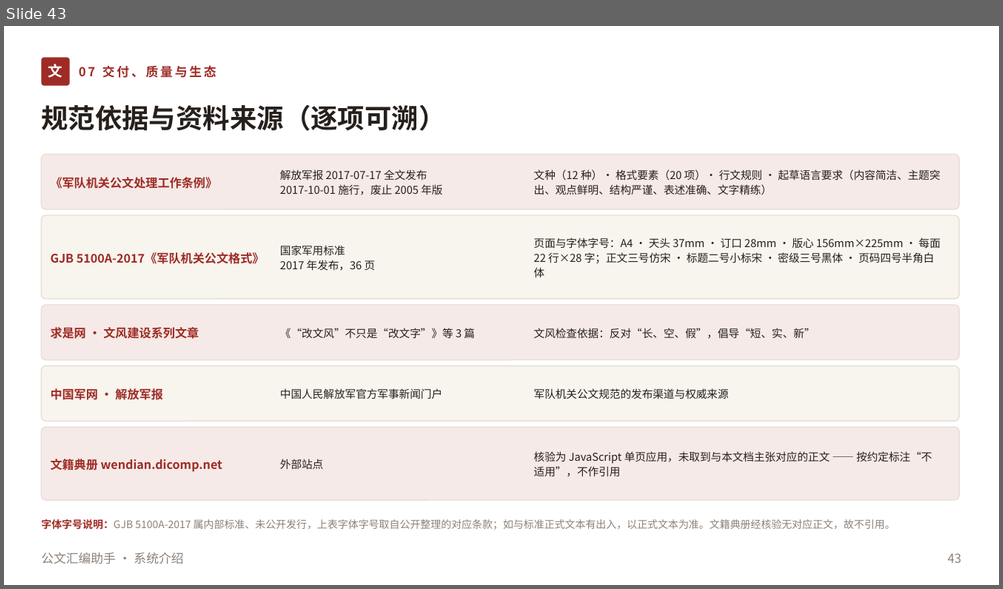
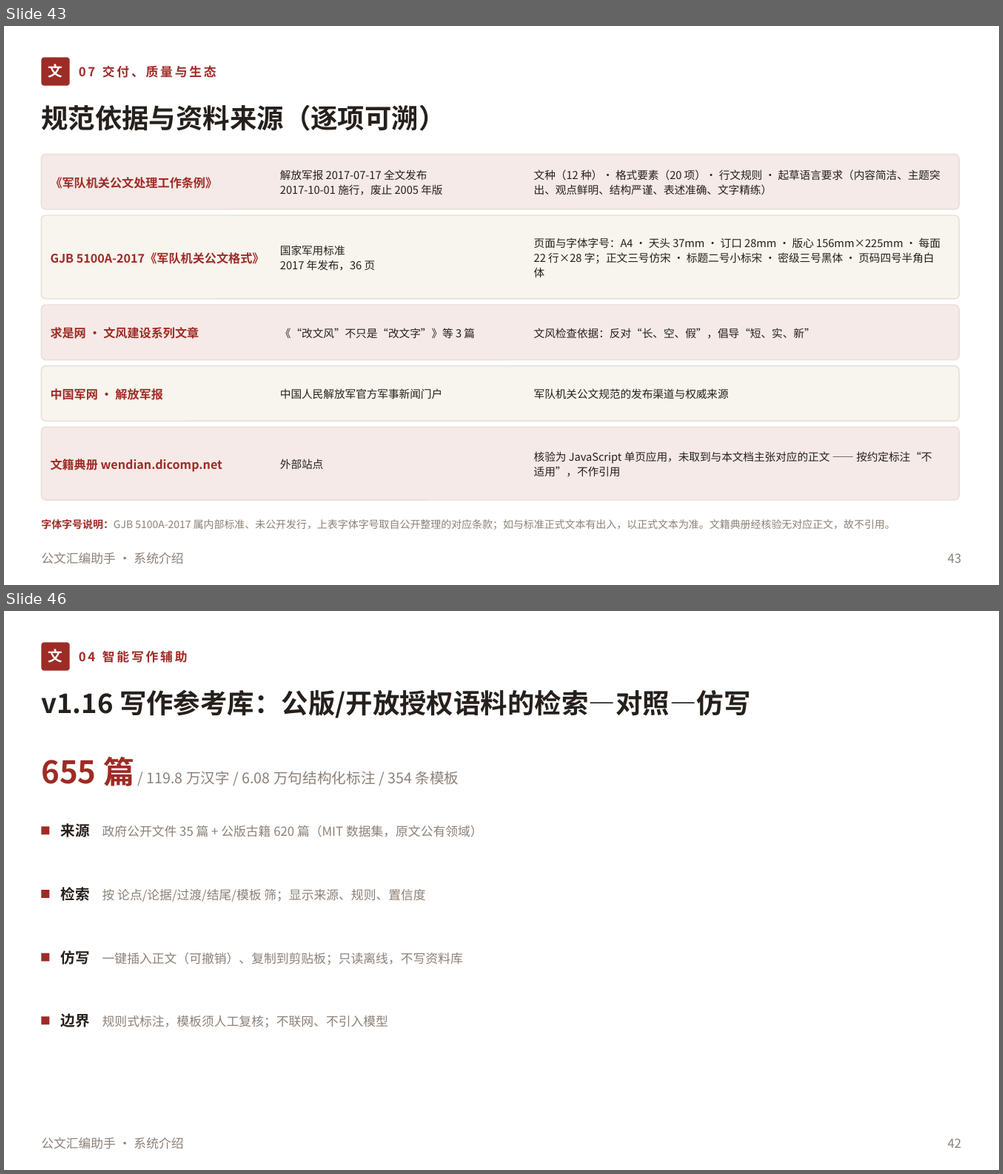
Before and after one commit to lzh745200/gwtool, a slide deck: doc/公文汇编助手-系统介绍.pptx. Shown one above the other, each under a label of ours: slide 43 before the commit, slides 43 and 46 after it; the slides between them are not shown. The pictures are 1003x589 and 1003x1174 pixels, drawn with LibreOffice and Linux fonts; fonts in the diff are those of the drawing. Boxes give left, top, right and bottom in pixels: in the first picture for what was removed or moved away, otherwise in the second. Text is boxed around its words. In the diff, an @@ line names an element or a change of style, - is before the commit and + after.

Commit message:
﻿feat(v1.18.0): 全面收口——代码审计修复、前后端对齐、文档/PPT 更新、清理与重建
审计（三方只读 + Lead 复验）
- UI↔core/DB：23 个 ui 模块、189 条 import、272 个符号、26 个对话框全部通过；
  阻塞 0 / 一般 2 / 观察 4
- 文档：版本四处一致；7 处口径修正
- 死代码：无可删模块（99 模块 98 可达，唯一不可达是包标记）；删 7 项零引用代码

代码修复
- 参考面板 severity 改为读后端 c.severity（不再按 confidence 二分），与校对对话框统一
- 增强包导入/卸载时开关持久化失败改为界面明示（不再只写日志）
- 模板编辑器新增「目录层级」下拉（1/2/3，默认 2），接入 toc_max_level；提示文案同步
- UI 不再 import core 私有 _text_to_tree：新增公开 importer.text_to_tree()
- 补上「输出预览」缺失接线：一键汇编生成 A4 后渲染到 EditorPanel.show_pdf
- 删除零引用死代码：logs._format_exc、main_window._wait_for_background_threads、
  screenfit.available_rect/uninstall_dialog_autofit、csc_gec.GecError、
  dao.list_wordlist_sources/set_wordlist_source_enabled/count_dictionary_by_source、
  import_material_dir 死变量 ok
- 长期 skip 且断言相反的用例改写为真跑契约用例；.gitignore 增 *.log

文档/PPT
- doc/README：补 v1.15/1.16/1.17 功能、文档索引、机构沿革 51、边界改 v1.17 口径、用例数
- 能力基线补 462,560/456,842 口径说明；AGENTS 死链修正；结构说明更新为 99 模块/
  3.84 万行/ui 23/tests 124/2899 用例，并补 v1.8–v1.17 新增模块清单
- 26 个文件构建机路径脱敏；打包门禁同时匹配 / 与 \（含 PPT 脚本）
- PPT：版本 v1.18.0、38400 行、2898 用例、119.8 万字语料、30+ 模块；新增 v1.15/v1.16/v1.17
  三页；输出路径改 path.join(__dirname,...)；重生成 48 页
- 归档 4 份零引用历史文档到 doc/archive/（其余因仍被引用保留）

验证
- pytest 2899 passed / 15 skipped / exit 0；ruff 全绿；e2e 55/55
- eval base 3/3；真实语料 E3a 0.00 处/万字、E5 16.7 ms/千字；E7 F0.5=100%
- PPT node build.js 成功（48 slides）；packaging 24 passed

```diff
--- a/doc/公文汇编助手-系统介绍.pptx
+++ b/doc/公文汇编助手-系统介绍.pptx
@@ slide 46 added at bbox=[4, 611, 999, 1170], background #FFFFFF @@
@@ rounded rectangle added at bbox=[41, 642, 70, 671], fill #9E2B25 @@
@@ text added at bbox=[48, 649, 63, 663], 14 pt, text #FFFFFF, bold @@
+文
@@ text added at bbox=[79, 650, 187, 663], 12 pt, text #9E2B25, bold @@
+04 智能写作辅助
@@ text added at bbox=[41, 689, 751, 718], 26 pt, text #26201C, bold @@
+v1.16 写作参考库：公版/开放授权语料的检索—对照—仿写
@@ text added at bbox=[41, 757, 459, 786], 14 pt, text #8C8178 @@
+655 篇 / 119.8 万汉字 / 6.08 万句结构化标注 / 354 条模板
@@ rectangle added at bbox=[41, 826, 50, 834], fill #9E2B25 @@
@@ text added at bbox=[61, 823, 483, 837], 12 pt, text #8C8178 @@
+来源 政府公开文件 35 篇 + 公版古籍 620 篇（MIT 数据集，原文公有领域）
@@ rectangle added at bbox=[41, 890, 50, 898], fill #9E2B25 @@
@@ text added at bbox=[61, 887, 425, 902], 12 pt, text #8C8178 @@
+检索 按 论点/论据/过渡/结尾/模板 筛；显示来源、规则、置信度
@@ rectangle added at bbox=[41, 954, 50, 962], fill #9E2B25 @@
@@ text added at bbox=[61, 951, 463, 965], 12 pt, text #8C8178 @@
+仿写 一键插入正文（可撤销）、复制到剪贴板；只读离线，不写资料库
@@ rectangle added at bbox=[41, 1017, 50, 1025], fill #9E2B25 @@
@@ text added at bbox=[61, 1014, 388, 1028], 12 pt, text #8C8178 @@
+边界 规则式标注，模板须人工复核；不联网、不引入模型
@@ text added at bbox=[41, 1138, 183, 1150], 12 pt, text #8C8178 @@
+公文汇编助手 · 系统介绍
@@ text added at bbox=[948, 1139, 962, 1148], 12 pt, text #8C8178 @@
+42
```
Also in this commit, not shown: 9 slides changed, 2 other slides added, 2 slides removed, 36 other files.
